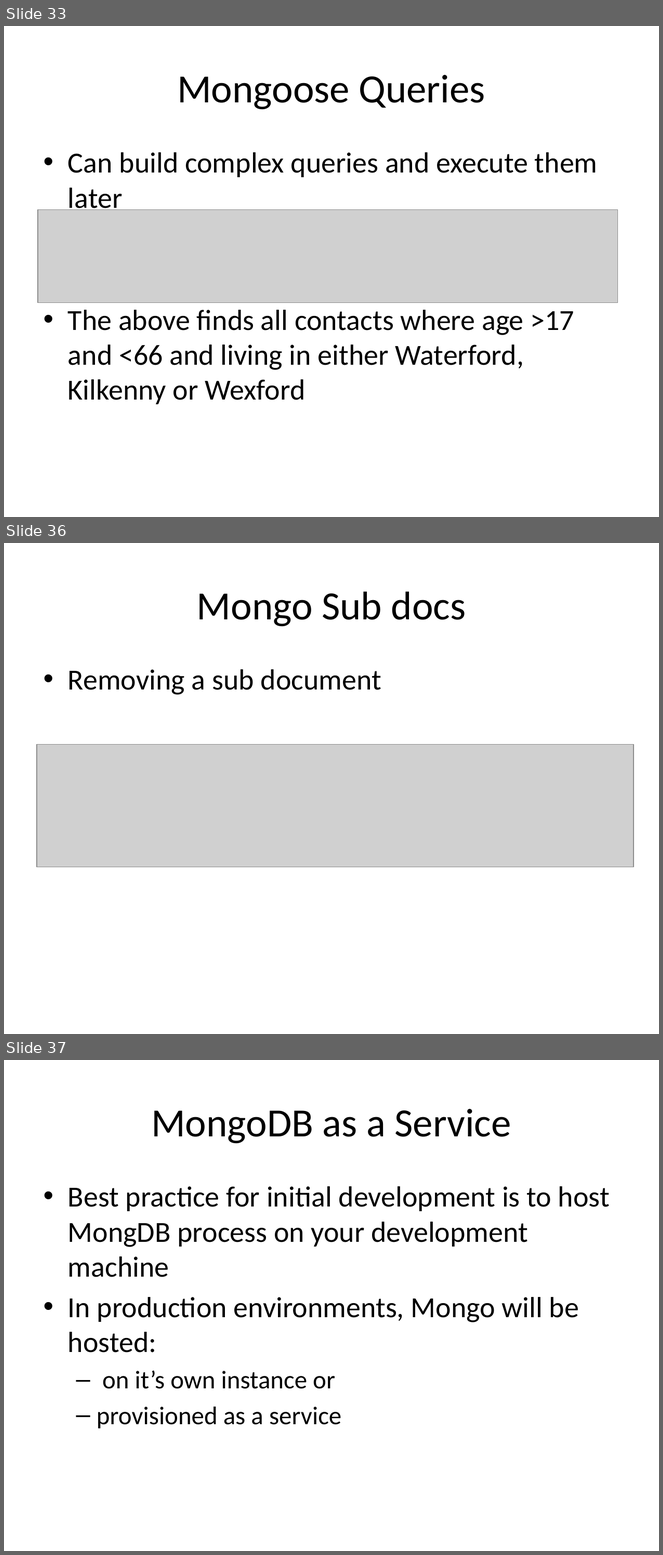
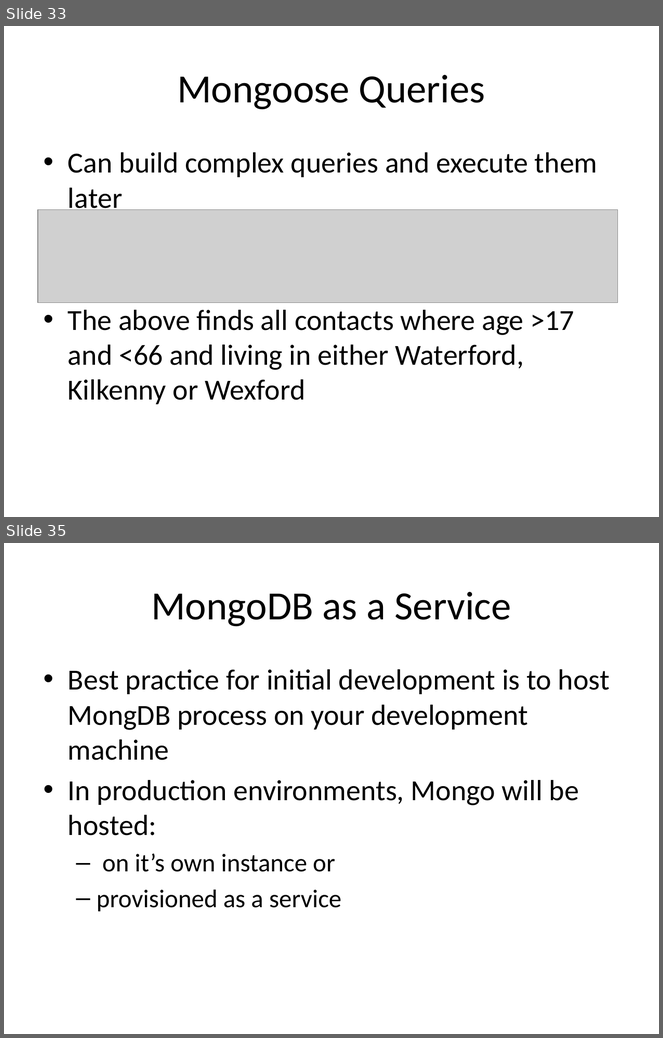
Before and after one commit to diarmuidoconnor/ict-2021, a slide deck: topic10/talk-1/mongoDB.pptx. Shown one above the other, each under a label of ours: slides 33, 36 and 37 before the commit, slides 33 and 35 after it; the slides between them are not shown. The pictures are 663x1555 and 663x1038 pixels, drawn with LibreOffice and Linux fonts; fonts in the diff are those of the drawing; grey boxes stand for pictures. Boxes give left, top, right and bottom in pixels: in the first picture for what was removed or moved away, otherwise in the second. Text is boxed around its words. In the diff, an @@ line names an element or a change of style, - is before the commit and + after.

```diff
--- a/topic10/talk-1/mongoDB.pptx
+++ b/topic10/talk-1/mongoDB.pptx
@@ slide 36 removed at (x1=4, y1=543, x2=659, y2=1034), background #FFFFFF @@
@@ title removed at (x1=197, y1=591, x2=466, y2=627) @@
-Mongo Sub docs
@@ text removed at (x1=68, y1=669, x2=382, y2=695) @@
-• Removing a sub document
@@ picture removed at (x1=37, y1=745, x2=634, y2=867) @@
@@ what was slide 37 is now slide 35 @@
```
Also in this commit, not shown: 8 slides changed, 1 other slide removed, 7 other files.
